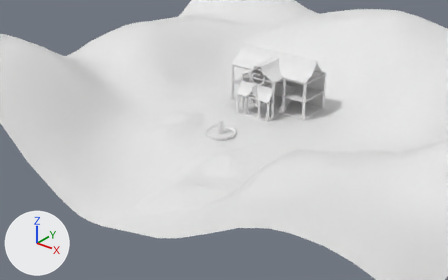
Before and after pictures for a commit that changed the glTF model maps/seitung/meshes/house_greybox.glb.
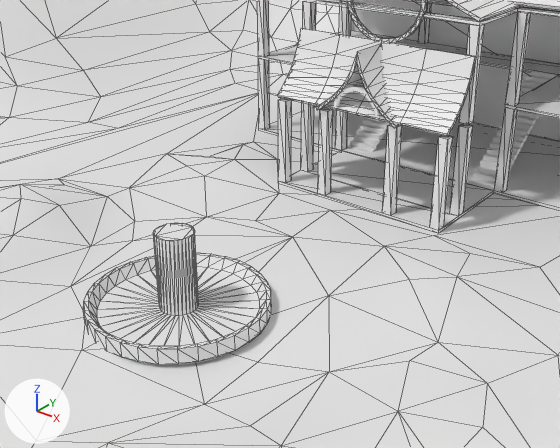
Each version appears first from a camera (50 mm lens) standing at (51.8, -78.4, 38.8) and looking at (0.9, -14.7, -0.7), and next in a close-up from a camera (50 mm lens) standing at (12.1, -25.5, 10.1) and looking at (1.6, -12.4, 2.0). Every picture has the same lights, and +X, +Y and +Z are marked at lower left. The close-ups show mesh edges as thin lines. Objects named as collision shapes, trigger or cutter boxes, shadow casters or lower levels of detail are left out. Where no turn or scale is listed for an object, it has been applied to the vertices.

In view in the first close-up: 'Bake2', 'Column.020', 'Column.022', 'Cube', 'Cylinder', 'FloorPlate', 'FloorPlate.001', 'FloorPlate.005', 'FloorPlate.007', 'FloorPlate.008', 'FloorPlate.010', 'Stairs'.
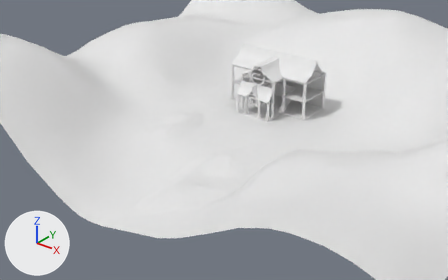
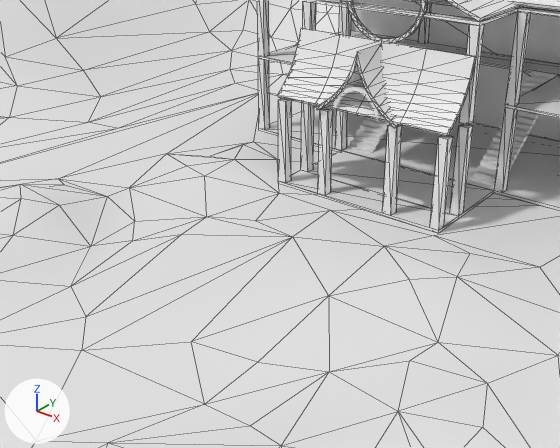
Boxes [x1, y1, x2, y2] around the edits, measured in the close-ups (560 x 448 px):
'Cylinder', deleted: before [83, 223, 271, 365]

The change, as a list of edits to the scene's bpy script:
```text
Remove ob_cylinder:
    ob_cylinder = bpy.data.objects.new('Cylinder', me_cylinder_002)
    ob_cylinder.location = (0.0, -14.36, 0.14)
```
